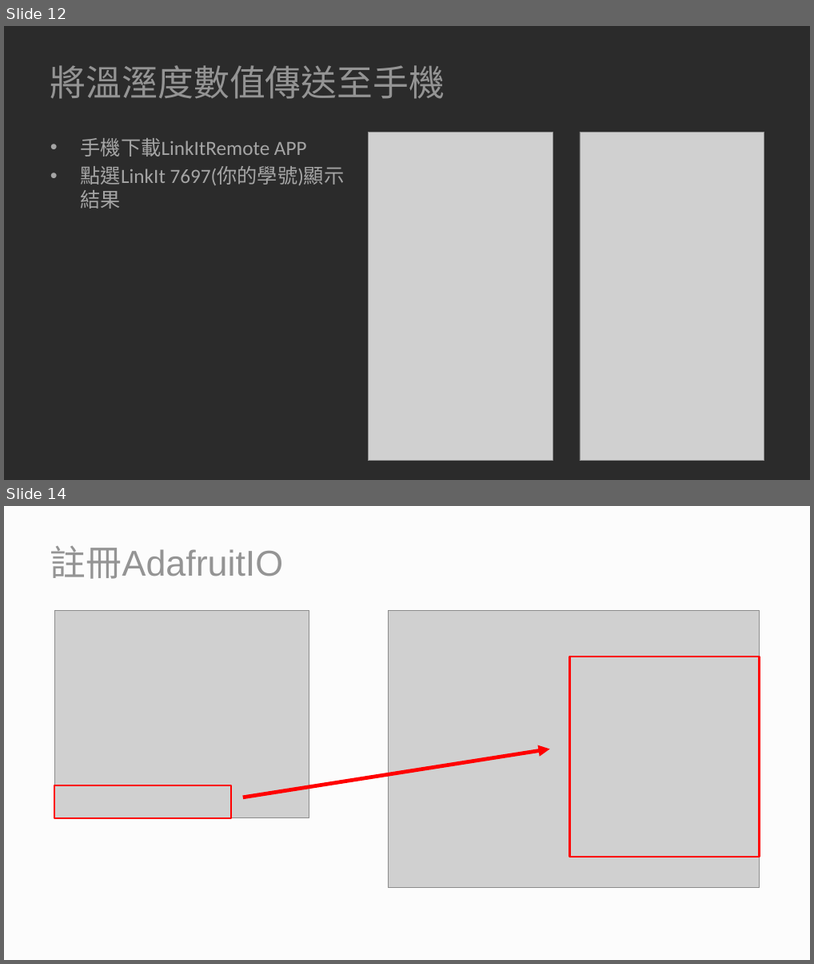
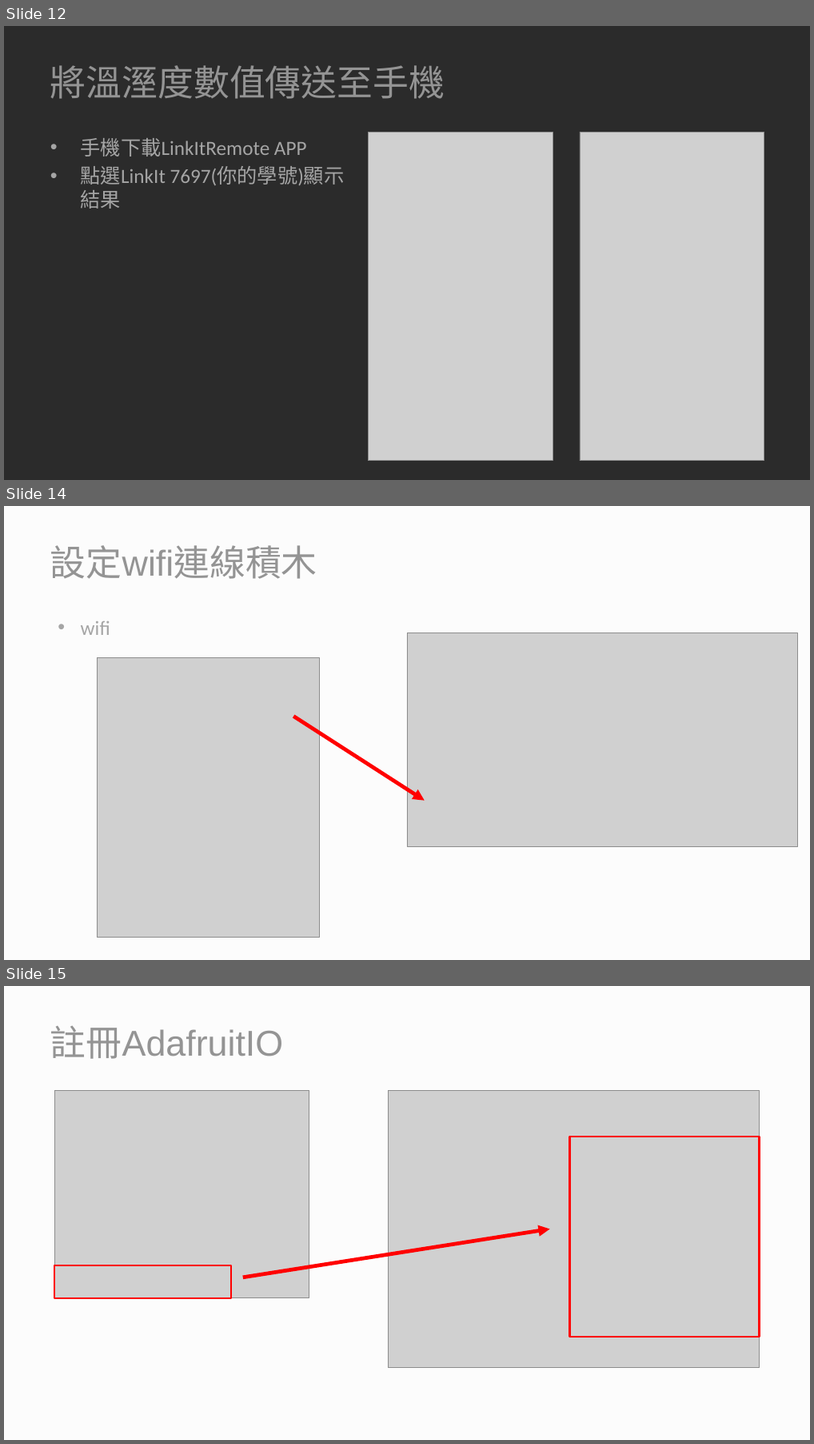
Before and after one commit to hsun520-dwhs/IoT, a slide deck: 04 感測器實作/04.01 溫溼度感測器實作/04.01溫溼度感測器實作_擴充版.pptx. Shown one above the other, each under a label of ours: slides 12 and 14 before the commit, slides 12, 14 and 15 after it; the slides between them are not shown. The pictures are 814x964 and 814x1444 pixels, drawn with LibreOffice and Linux fonts; fonts in the diff are those of the drawing; grey boxes stand for pictures; background and template pictures are left out; a plain dark background stands for a picture behind light text. Boxes give left, top, right and bottom in pixels: in the first picture for what was removed or moved away, otherwise in the second. Text is boxed around its words. In the diff, an @@ line names an element or a change of style, - is before the commit and + after.

```diff
--- a/04 感測器實作/04.01 溫溼度感測器實作/04.01溫溼度感測器實作_擴充版.pptx
+++ b/04 感測器實作/04.01 溫溼度感測器實作/04.01溫溼度感測器實作_擴充版.pptx
@@ slide 14 added at (x1=4, y1=506, x2=810, y2=960), background picture (left out) @@
@@ title added at (x1=50, y1=545, x2=318, y2=579), 42.7 pt, text #949494 @@
+設定wifi連線積木
@@ text added at (x1=81, y1=621, x2=110, y2=635), 24 pt, text #A5A5A5 @@
+• wifi
@@ picture added at (x1=407, y1=633, x2=799, y2=847) @@
@@ picture added at (x1=97, y1=657, x2=320, y2=937) @@
@@ arrow added from (294, 716) to (425, 800), #FF0000 4.5 pt @@
@@ what was slide 14 is now slide 15 @@
```
Also in this commit, not shown: 1 slide changed.
